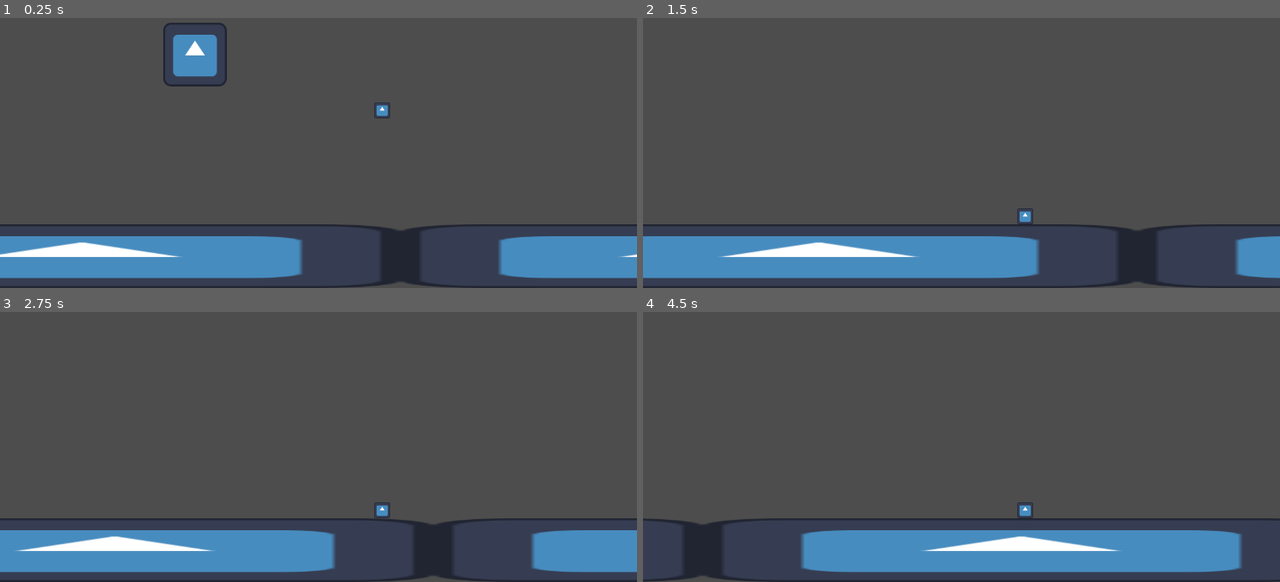
Above: before the commit, frames 1-4 (two rows, left to right).
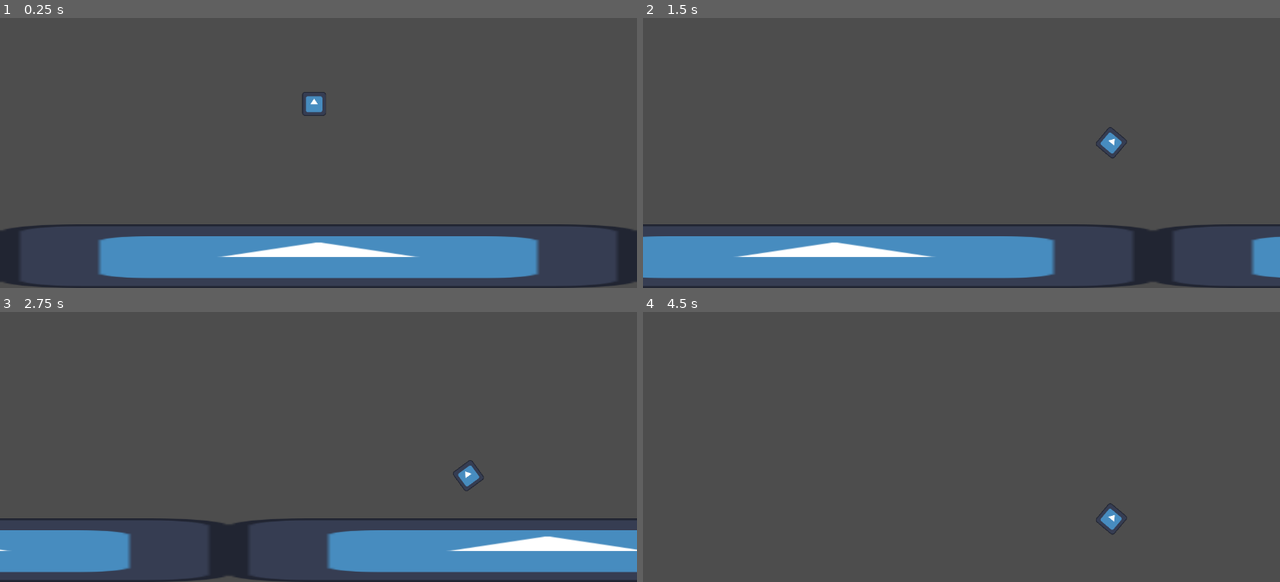
Above: after the commit, the same moments.

Repository: champiepier/Bad-Ideas-Game-Jam-1-and-Innovation-Day-Project
Game: Godot game, scene res://Stages/Level 1/level_1.tscn
Two runs of this game, one before a commit and one after it. Both use one fixed random seed, a clock stepped at 60 frames per second and the inputs below. The engine's default icon, where the game draws it, is replaced by a stand-in: a white triangle on a blue panel in a dark square.
Inputs:
- Up to frame 1 (0.25 s): no input
- Up to frame 2 (1.5 s): hold W (up, bound only after the commit) 0.53-1.28 s; hold Space (action, bound only before the commit) 0.53-1.28 s; hold S (down, bound only after the commit) from 1.28 s (still down); tap Space (action, bound only before the commit) at 1.35 s
- Up to frame 3 (2.75 s): release S (down, bound only after the commit) at 2.03 s; hold W (up, bound only after the commit) from 2.03 s (still down); hold Space (action, bound only before the commit) from 2.03 s (still down)
- Up to frame 4 (4.5 s): release Space (action, bound only before the commit) at 2.78 s; tap Space (action, bound only before the commit) at 2.85, 4.35 s; release W (up, bound only after the commit) at 3.53 s; hold Space (action, bound only before the commit) 3.53-4.28 s; hold S (down, bound only after the commit) from 3.53 s (still down)

The runs differ from the first frame. In frame 1, 14% of the frame differs, in the area x 0-100%, y 1-100%; in frame 2, 2.6%; in frame 3, 13%; in frame 4, 14%, in the area x 0-100%, y 70-100%.

Commit message:
Working on PLayer Movement 2

Diff:
--- a/Player/player.gd
+++ b/Player/player.gd
@@ -1,7 +1,15 @@
 extends CharacterBody2D
 
-@export var friction: float = 0.0
+@onready var camera_2d: Camera2D = $"../Camera2D"
+
+@export var friction: float = 0.15
 @export var mass: float = 2.5
+@export var acceleration: float = 700.0
+@export var rotation_speed = 10.0
+
+enum STATES {Normal, Ball, Dart}
+
+var state = STATES.Normal
 
 var gravity = ProjectSettings.get_setting("physics/2d/default_gravity")
 var current_frame: int = 0
@@ -9,12 +17,12 @@
 var speed: int = 200
 
 func _physics_process(delta: float) -> void:
-	velocity = Vector2(gravity * delta * speed, gravity * delta)
+	velocity = Vector2(gravity * delta * speed, gravity * delta * 5)
 
 	momentum = velocity.x * mass
 
-	if Input.is_action_pressed("action"):
-		velocity = Vector2(10, 500)
+	var input_dir := Input.get_axis("up", "down")
+	rotation += input_dir * rotation_speed * delta
 
 	move_and_slide()
 
--- a/Player/player.tscn
+++ b/Player/player.tscn
@@ -4,13 +4,13 @@
 [ext_resource type="Texture2D" uid="uid://bngfsbfnr3hkh" path="res://icon.svg" id="1_l8h54"]
 
 [sub_resource type="CircleShape2D" id="CircleShape2D_4ntmi"]
-radius = 16.0
+radius = 24.0
 
 [node name="Player" type="CharacterBody2D" unique_id=1139155168]
 script = ExtResource("1_4ntmi")
 
 [node name="Sprite2D" type="Sprite2D" parent="." unique_id=986784629]
-scale = Vector2(0.25, 0.25)
+scale = Vector2(0.375, 0.375)
 texture = ExtResource("1_l8h54")
 
 [node name="CollisionShape2D" type="CollisionShape2D" parent="." unique_id=13867306]
--- a/Stages/Level 1/level_1.tscn
+++ b/Stages/Level 1/level_1.tscn
@@ -9,150 +9,151 @@
 [node name="Level 1" type="Node2D" unique_id=1023495989]
 
 [node name="Player" parent="." unique_id=1139155168 instance=ExtResource("1_dmdco")]
-position = Vector2(639, 360)
+position = Vector2(27, 335)
 
 [node name="RemoteTransform2D" type="RemoteTransform2D" parent="Player" unique_id=621352929]
 remote_path = NodePath("../../Camera2D")
 
-[node name="Icon" type="Sprite2D" parent="." unique_id=1370555458]
-position = Vector2(867, 251)
-texture = ExtResource("2_307pc")
-
 [node name="Camera2D" type="Camera2D" parent="." unique_id=1706310803]
-position = Vector2(639, 360)
+position = Vector2(27, 335)
 limit_left = 0
 limit_top = 0
 limit_bottom = 720
-position_smoothing_speed = 12.0
+position_smoothing_enabled = true
+position_smoothing_speed = 7.0
+rotation_smoothing_enabled = true
+rotation_smoothing_speed = 7.0
 drag_horizontal_enabled = true
 
-[node name="TestWall" type="StaticBody2D" parent="." unique_id=1503827220]
+[node name="Walls" type="Node" parent="." unique_id=578882298]
+
+[node name="TestWall" type="StaticBody2D" parent="Walls" unique_id=1503827220]
 position = Vector2(512, 656)
 
-[node name="Sprite2D" type="Sprite2D" parent="TestWall" unique_id=697008219]
+[node name="Sprite2D" type="Sprite2D" parent="Walls/TestWall" unique_id=697008219]
 position = Vector2(128.00009, 0)
 scale = Vector2(10.000001, 1)
 texture = ExtResource("2_307pc")
 
-[node name="CollisionShape2D" type="CollisionShape2D" parent="TestWall" unique_id=153391971]
+[node name="CollisionShape2D" type="CollisionShape2D" parent="Walls/TestWall" unique_id=153391971]
 position = Vector2(127.69812, 0)
 scale = Vector2(1.6037734, 1)
 shape = SubResource("RectangleShape2D_307pc")
 
-[node name="TestWall4" type="StaticBody2D" parent="." unique_id=1840605337]
+[node name="TestWall4" type="StaticBody2D" parent="Walls" unique_id=1840605337]
 position = Vector2(1792, 656)
 
-[node name="Sprite2D" type="Sprite2D" parent="TestWall4" unique_id=893691661]
+[node name="Sprite2D" type="Sprite2D" parent="Walls/TestWall4" unique_id=893691661]
 position = Vector2(128.00009, 0)
 scale = Vector2(10.000001, 1)
 texture = ExtResource("2_307pc")
 
-[node name="CollisionShape2D" type="CollisionShape2D" parent="TestWall4" unique_id=806711521]
+[node name="CollisionShape2D" type="CollisionShape2D" parent="Walls/TestWall4" unique_id=806711521]
 position = Vector2(127.69812, 0)
 scale = Vector2(1.6037734, 1)
 shape = SubResource("RectangleShape2D_307pc")
 
-[node name="TestWall5" type="StaticBody2D" parent="." unique_id=102621821]
+[node name="TestWall5" type="StaticBody2D" parent="Walls" unique_id=102621821]
 position = Vector2(3072, 656)
 
-[node name="Sprite2D" type="Sprite2D" parent="TestWall5" unique_id=1798615968]
+[node name="Sprite2D" type="Sprite2D" parent="Walls/TestWall5" unique_id=1798615968]
 position = Vector2(128.00009, 0)
 scale = Vector2(10.000001, 1)
 texture = ExtResource("2_307pc")
 
-[node name="CollisionShape2D" type="CollisionShape2D" parent="TestWall5" unique_id=832894855]
+[node name="CollisionShape2D" type="CollisionShape2D" parent="Walls/TestWall5" unique_id=832894855]
 position = Vector2(127.69812, 0)
 scale = Vector2(1.6037734, 1)
 shape = SubResource("RectangleShape2D_307pc")
 
-[node name="TestWall6" type="StaticBody2D" parent="." unique_id=777543426]
+[node name="TestWall6" type="StaticBody2D" parent="Walls" unique_id=777543426]
 position = Vector2(4352, 656)
 
-[node name="Sprite2D" type="Sprite2D" parent="TestWall6" unique_id=591510185]
+[node name="Sprite2D" type="Sprite2D" parent="Walls/TestWall6" unique_id=591510185]
 position = Vector2(128.00009, 0)
 scale = Vector2(10.000001, 1)
 texture = ExtResource("2_307pc")
 
-[node name="CollisionShape2D" type="CollisionShape2D" parent="TestWall6" unique_id=2007809140]
+[node name="CollisionShape2D" type="CollisionShape2D" parent="Walls/TestWall6" unique_id=2007809140]
 position = Vector2(127.69812, 0)
 scale = Vector2(1.6037734, 1)
 shape = SubResource("RectangleShape2D_307pc")
 
-[node name="TestWall7" type="StaticBody2D" parent="." unique_id=209904041]
+[node name="TestWall7" type="StaticBody2D" parent="Walls" unique_id=209904041]
 position = Vector2(5632, 656)
 
-[node name="Sprite2D" type="Sprite2D" parent="TestWall7" unique_id=311632813]
+[node name="Sprite2D" type="Sprite2D" parent="Walls/TestWall7" unique_id=311632813]
 position = Vector2(128.00009, 0)
 scale = Vector2(10.000001, 1)
 texture = ExtResource("2_307pc")
 
-[node name="CollisionShape2D" type="CollisionShape2D" parent="TestWall7" unique_id=1235680692]
+[node name="CollisionShape2D" type="CollisionShape2D" parent="Walls/TestWall7" unique_id=1235680692]
 position = Vector2(127.69812, 0)
 scale = Vector2(1.6037734, 1)
 shape = SubResource("RectangleShape2D_307pc")
 
-[node name="TestWall8" type="StaticBody2D" parent="." unique_id=1459535488]
+[node name="TestWall8" type="StaticBody2D" parent="Walls" unique_id=1459535488]
 position = Vector2(6912, 656)
 
-[node name="Sprite2D" type="Sprite2D" parent="TestWall8" unique_id=1081548032]
+[node name="Sprite2D" type="Sprite2D" parent="Walls/TestWall8" unique_id=1081548032]
 position = Vector2(128.00009, 0)
 scale = Vector2(10.000001, 1)
 texture = ExtResource("2_307pc")
 
-[node name="CollisionShape2D" type="CollisionShape2D" parent="TestWall8" unique_id=591795524]
+[node name="CollisionShape2D" type="CollisionShape2D" parent="Walls/TestWall8" unique_id=591795524]
 position = Vector2(127.69812, 0)
 scale = Vector2(1.6037734, 1)
 shape = SubResource("RectangleShape2D_307pc")
 
-[node name="TestWall9" type="StaticBody2D" parent="." unique_id=1002639950]
+[node name="TestWall9" type="StaticBody2D" parent="Walls" unique_id=1002639950]
 position = Vector2(8192, 656)
 
-[node name="Sprite2D" type="Sprite2D" parent="TestWall9" unique_id=1663626059]
+[node name="Sprite2D" type="Sprite2D" parent="Walls/TestWall9" unique_id=1663626059]
 position = Vector2(128.00009, 0)
 scale = Vector2(10.000001, 1)
 texture = ExtResource("2_307pc")
 
-[node name="CollisionShape2D" type="CollisionShape2D" parent="TestWall9" unique_id=1558209190]
+[node name="CollisionShape2D" type="CollisionShape2D" parent="Walls/TestWall9" unique_id=1558209190]
 position = Vector2(127.69812, 0)
 scale = Vector2(1.6037734, 1)
 shape = SubResource("RectangleShape2D_307pc")
 
-[node name="TestWall10" type="StaticBody2D" parent="." unique_id=1342311709]
+[node name="TestWall10" type="StaticBody2D" parent="Walls" unique_id=1342311709]
 position = Vector2(9472, 656)
 
-[node name="Sprite2D" type="Sprite2D" parent="TestWall10" unique_id=2089135329]
+[node name="Sprite2D" type="Sprite2D" parent="Walls/TestWall10" unique_id=2089135329]
 position = Vector2(128.00009, 0)
 scale = Vector2(10.000001, 1)
 texture = ExtResource("2_307pc")
 
-[node name="CollisionShape2D" type="CollisionShape2D" parent="TestWall10" unique_id=684740460]
+[node name="CollisionShape2D" type="CollisionShape2D" parent="Walls/TestWall10" unique_id=684740460]
 position = Vector2(127.69812, 0)
 scale = Vector2(1.6037734, 1)
 shape = SubResource("RectangleShape2D_307pc")
 
-[node name="TestWall2" type="StaticBody2D" parent="." unique_id=1035449710]
+[node name="TestWall2" type="StaticBody2D" parent="Walls" unique_id=1035449710]
 position = Vector2(512, -64)
 
-[node name="Sprite2D" type="Sprite2D" parent="TestWall2" unique_id=277715486]
+[node name="Sprite2D" type="Sprite2D" parent="Walls/TestWall2" unique_id=277715486]
 position = Vector2(128.00009, 0)
 scale = Vector2(10.000001, 1)
 texture = ExtResource("2_307pc")
 
-[node name="CollisionShape2D" type="CollisionShape2D" parent="TestWall2" unique_id=1460710220]
+[node name="CollisionShape2D" type="CollisionShape2D" parent="Walls/TestWall2" unique_id=1460710220]
 position = Vector2(127.69812, 0)
 scale = Vector2(1.6037734, 1)
 shape = SubResource("RectangleShape2D_307pc")
 
-[node name="TestWall3" type="StaticBody2D" parent="." unique_id=748102946]
+[node name="TestWall3" type="StaticBody2D" parent="Walls" unique_id=748102946]
 position = Vector2(-64, 208)
 rotation = 1.5707964
 
-[node name="Sprite2D" type="Sprite2D" parent="TestWall3" unique_id=1514762117]
+[node name="Sprite2D" type="Sprite2D" parent="Walls/TestWall3" unique_id=1514762117]
 position = Vector2(128.00009, 0)
 scale = Vector2(10.000001, 1)
 texture = ExtResource("2_307pc")
 
-[node name="CollisionShape2D" type="CollisionShape2D" parent="TestWall3" unique_id=554850392]
+[node name="CollisionShape2D" type="CollisionShape2D" parent="Walls/TestWall3" unique_id=554850392]
 position = Vector2(127.69812, 0)
 scale = Vector2(1.6037734, 1)
 shape = SubResource("RectangleShape2D_307pc")
--- a/project.godot
+++ b/project.godot
@@ -28,9 +28,14 @@
 
 [input]
 
-action={
+up={
 "deadzone": 0.2,
-"events": [Object(InputEventKey,"resource_local_to_scene":fa …(140 unchanged characters)… d":false,"keycode":0,"physical_keycode":32,"key_label":0,"unicode":32,"location":0,"echo":false,"script":null)
+"events": [Object(InputEventKey,"resource_local_to_scene":fa …(140 unchanged characters)… d":false,"keycode":0,"physical_keycode":87,"key_label":0,"unicode":119,"location":0,"echo":false,"script":null)
+]
+}
+down={
+"deadzone": 0.2,
+"events": [Object(InputEventKey,"resource_local_to_scene":false,"resource_name":"","device":-1,"window_id":0,"alt_pressed":false,"shift_pressed":false,"ctrl_pressed":false,"meta_pressed":false,"pressed":false,"keycode":0,"physical_keycode":83,"key_label":0,"unicode":115,"location":0,"echo":false,"script":null)
 ]
 }
 
